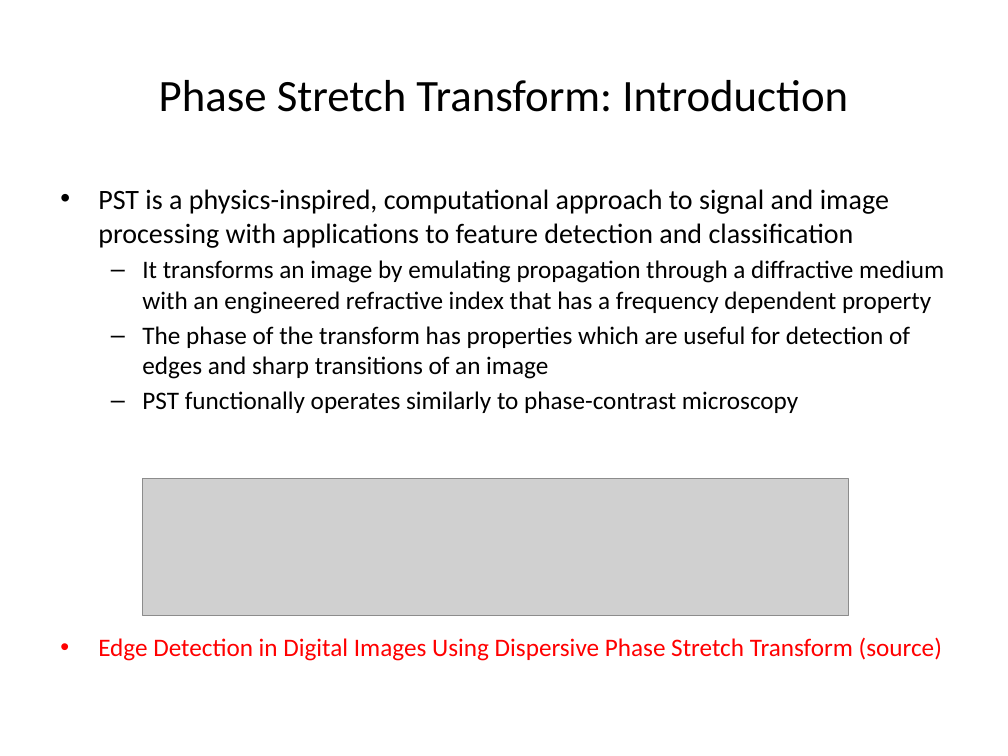
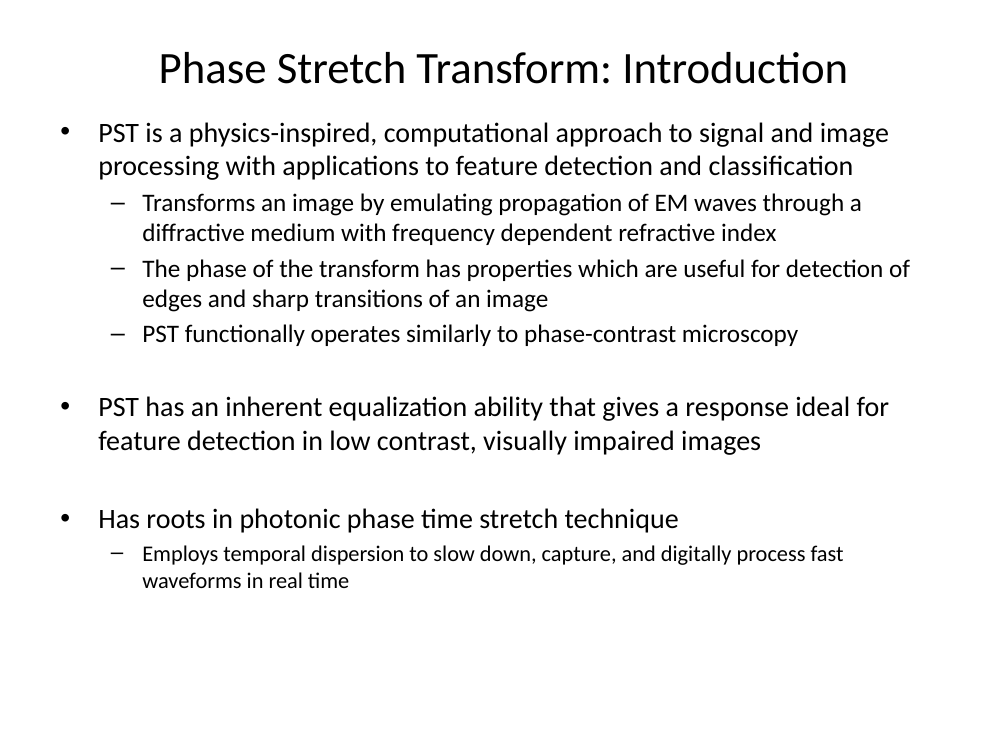
Before and after one commit to tristanmelton/ECE274, a slide deck: slide 5 of ref/Live-Cell_Tracking_using_Phase_Stretch_Transform.pptx (slide 3 before the commit). Drawn at 1008x756 pixels with LibreOffice and Linux fonts; fonts in the diff are those of the drawing; grey boxes stand for pictures. Boxes give left, top, right and bottom in pixels: in the first picture for what was removed or moved away, otherwise in the second. Text is boxed around its words. In the diff, an @@ line names an element or a change of style, - is before the commit and + after.

```diff
--- a/ref/Live-Cell_Tracking_using_Phase_Stretch_Transform.pptx
+++ b/ref/Live-Cell_Tracking_using_Phase_Stretch_Transform.pptx
@@ title "Phase Stretch Transform: Introduction": place and size @@
-title "Phase Stretch Transform: Introduction" at (159, 80, 848, 112)
+title "Phase Stretch Transform: Introduction" at (159, 52, 848, 84)
@@ text "PST is a physics-inspired, computational ...": place and size @@
-text "PST is a physics-inspired, computational ..." at (98, 189, 944, 661)
+text "PST is a physics-inspired, computational ..." at (98, 122, 910, 588)
@@ text at (142, 193, 862, 245): text changed @@
-  – It transforms an image by emulating propagation through a diffractive medium with an engineered refractive index that has a frequency dependent property
+  – Transforms an image by emulating propagation of EM waves through a diffractive medium with frequency dependent refractive index
@@ text at (98, 396, 890, 588): text changed; size 18 to 20 pt; text colour #FF0000 to #000000 @@
-• Edge Detection in Digital Images Using Dispersive Phase Stretch Transform (source)
+• PST has an inherent equalization ability that gives a response ideal for feature detection in low contrast, visually impaired images
+• Has roots in photonic phase time stretch technique
+  – Employs temporal dispersion to slow down, capture, and digitally process fast waveforms in real time
@@ picture removed at (143, 479, 849, 616) @@
```
Also in this commit, not shown: 2 other slides changed, 9 slides added, 3 slides removed.
